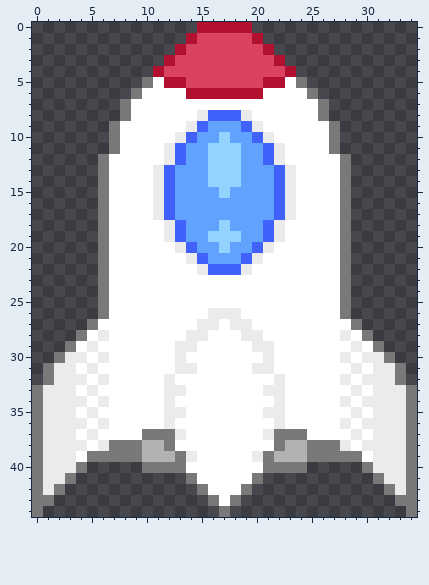
Two states of a pixel-art sprite, data/spaceship.gif. The picture above is the old version.
The file is 35x45 pixels.
Once edited:
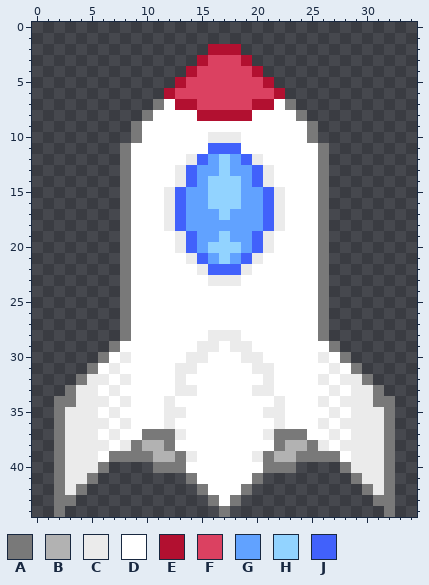
Palette (. is transparent): A #797979  B #b2b2b2  C #ebebeb  D #ffffff  E #b21030  F #db4161  G #61a2ff  H #92d3ff  J #4161fb
From old to new:
Changed rows in their new state; - is an unchanged pixel.
first column x 0:
 0 ---------------.....---------------
 1 --------------.......--------------
 2 -------------...EEE...-------------
 3 ------------...E---E...------------
 4 -----------...E-----E...-----------
 5 ----------...---------...----------
 6 ---------...EFFFFFFFFFE...---------
 7 --------...A-EEFFFFFEE-A...--------
 8 --------..A----EEEEE----A..--------
 9 -------..A----DDDDDDD----A..-------
10 -------..A---DDDCCCDDD---A..-------
11 -------.A---DDDDJJJDDDD---A.-------
12 ------..A---DDCJG-GJCDD---A..------
13 ------..A--DDCJ-G-G-JCDD--A..------
14 ------..A--DDCJ-----JCDD--A..------
15 ------..A--DCJ--H-H--JCD--A..------
16 ------..A--DCJ--HHH--JCD--A..------
17 ------..A--DCJ---H---JCD--A..------
18 ------..A--------G--------A..------
19 ------..A---DCJ-G-G-JCD---A..------
20 ------..A-------H-H-------A..------
21 ------..A--------H--------A..------
22 ------..A-----------------A..------
23 ------..A-------CCC-------A..------
24 ------..A-----------------A..------
25 ------..A-----------------A..------
26 ------..A-------DDD-------A..------
27 -----...A------DD-DD------A...-----
28 ----....A-----DDCCCDD-----A....----
29 ---....A-----DDCC-CCDD-----A....---
30 --....A-C----DCC---CCD----C-A....--
31 -....A-C-------------------C-A....-
32 -...AC--C---DC-------CD---C--CA...-
33 ...AC--C----D-C-----C-D----C--CA...
34 ..AA-C--C-----------------C--C-AA..
35 ..A-C--C-------------------C--C-A..
36 ..A--C--C-----------------C--C--A..
37 ..A-C--C-------------------C--C-A..
38 ..A--C-DC-----------------CD-C--A..
39 ..A-CCD---A-------------A---DCC-A..
40 ..A-CCA---.-------------.---ACC-A..
41 ..ACCA-----------------------ACCA..
42 ..-CA-------------------------AC-..
43 ..AA---------------------------AA..
44 .-A-----------------------------A-.
